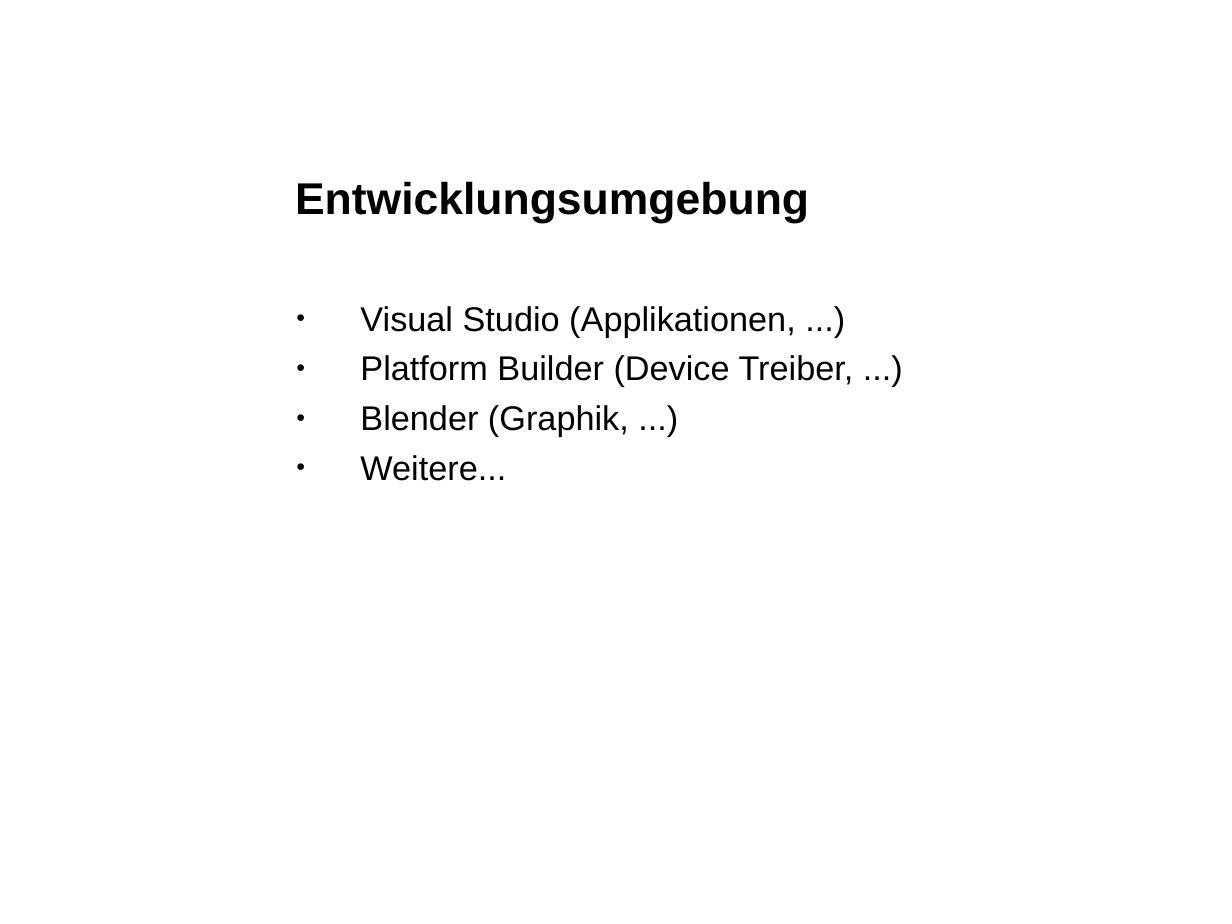
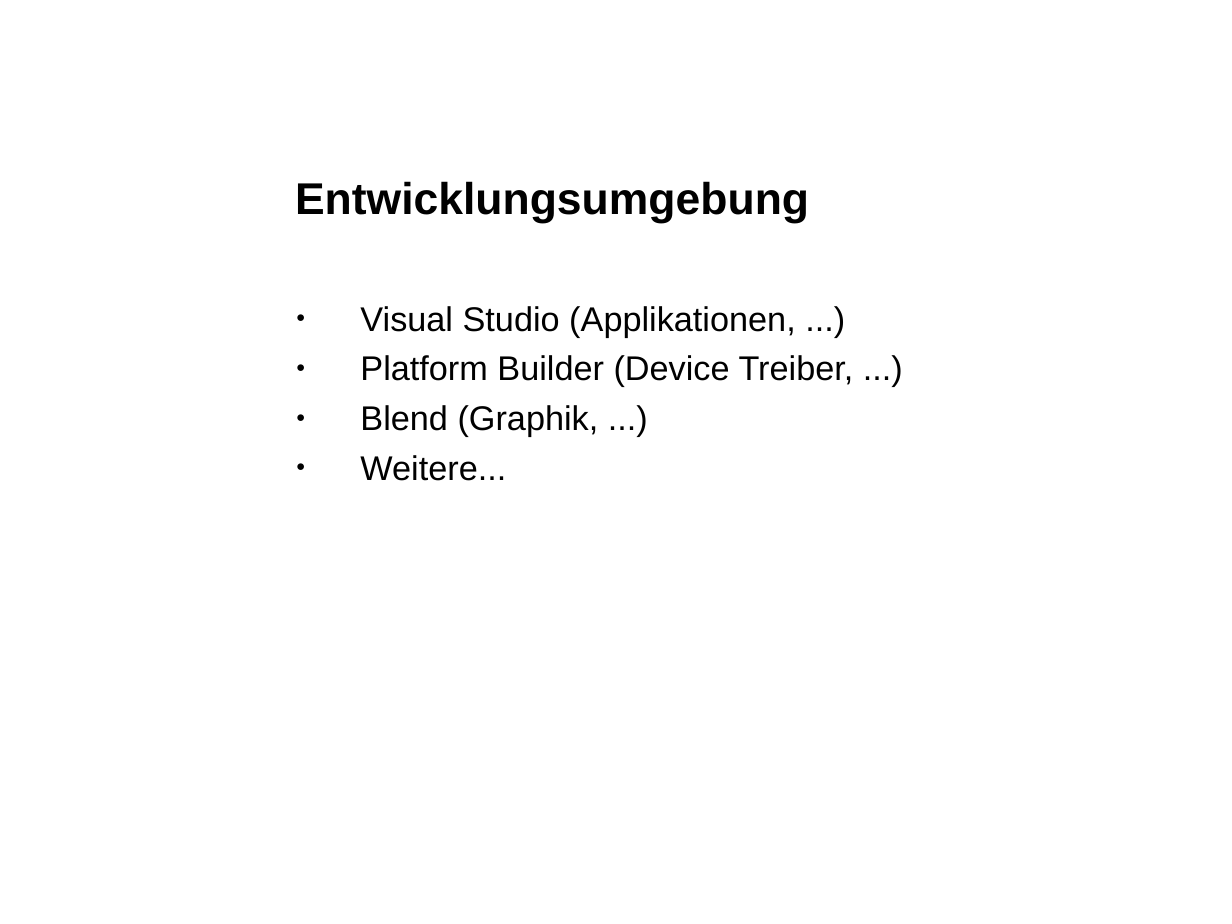
Before and after one commit to eojthejudge/softwaredesigndocs, a slide deck: slide 9 of Portieren/Marktuebersicht_Windows_Embedded.ppt. Drawn at 1232x924 pixels with LibreOffice and Linux fonts; fonts in the diff are those of the drawing; background and template pictures are left out. Boxes give left, top, right and bottom in pixels: in the first picture for what was removed or moved away, otherwise in the second. Text is boxed around its words. In the diff, an @@ line names an element or a change of style, - is before the commit and + after.

```diff
--- a/Portieren/Marktuebersicht_Windows_Embedded.ppt
+++ b/Portieren/Marktuebersicht_Windows_Embedded.ppt
@@ text at (x1=360, y1=405, x2=599, y2=437): text changed @@
-● Blender (Graphik, ...)
+● Blend (Graphik, ...)
```
Also in this commit, not shown: 2 other slides changed, 1 slide added, 1 slide removed, 1 other file.
